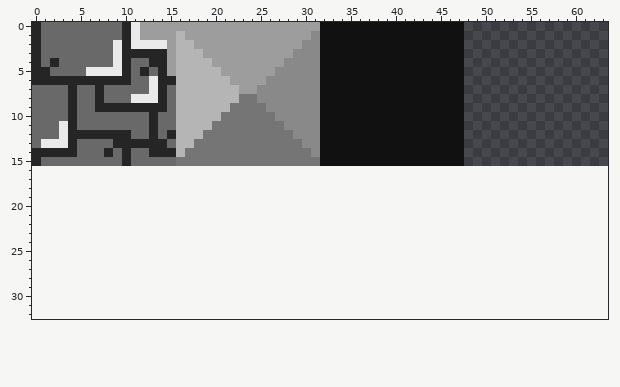
One commit to this pixel-art sprite: Assets/Sprites/Tilemaps/tilemap.png. Above: the version before the commit.
The file is 64x16 pixels. Shown: x 0..63, y 0..32. The old version is drawn lined up with the new one, on the new canvas.
And afterwards:
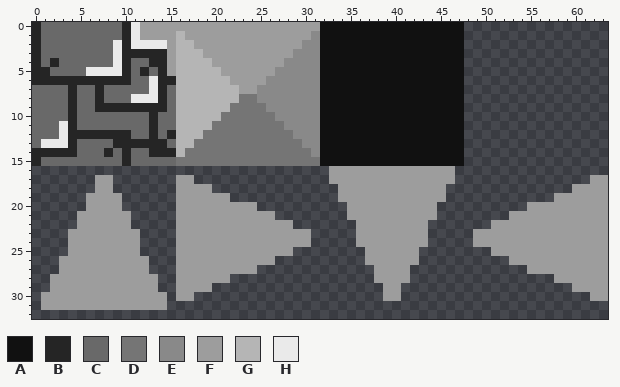
Palette (. is transparent): A #111111  B #252525  C #696969  D #757575  E #898989  F #9d9d9d  G #b5b5b5  H #eaeaea
Difference:
canvas 64x16 -> 64x64
y 16: x 33..46 .............. -> FFFFFFFFFFFFFF
y 17: x 7..8 .. -> FF; x 16..17 .. -> FF; x 33..46 .............. -> FFFFFFFFFFFFFF; x 62..63 .. -> FF
y 18: x 7..8 .. -> FF; x 16..19 .... -> FFFF; x 34..45 ............ -> FFFFFFFFFFFF; x 60..63 .... -> FFFF
y 19: x 6..9 .... -> FFFF; x 16..21 ...... -> FFFFFF; x 34..45 ............ -> FFFFFFFFFFFF; x 58..63 ...... -> FFFFFF
y 20: x 6..9 .... -> FFFF; x 16..24 ......... -> FFFFFFFFF; x 35..44 .......... -> FFFFFFFFFF; x 55..63 ......... -> FFFFFFFFF
y 21: x 5..10 ...... -> FFFFFF; x 16..26 ........... -> FFFFFFFFFFF; x 35..44 .......... -> FFFFFFFFFF; x 53..63 ........... -> FFFFFFFFFFF
y 22: x 5..10 ...... -> FFFFFF; x 16..28 ............. -> FFFFFFFFFFFFF; x 36..43 ........ -> FFFFFFFF; x 51..63 ............. -> FFFFFFFFFFFFF
y 23..24: x 4..11 ........ -> FFFFFFFF; x 16..30 ............... -> FFFFFFFFFFFFFFF; x 36..43 ........ -> FFFFFFFF; x 49..63 ............... -> FFFFFFFFFFFFFFF
y 25: x 4..11 ........ -> FFFFFFFF; x 16..28 ............. -> FFFFFFFFFFFFF; x 37..42 ...... -> FFFFFF; x 51..63 ............. -> FFFFFFFFFFFFF
y 26: x 3..12 .......... -> FFFFFFFFFF; x 16..26 ........... -> FFFFFFFFFFF; x 37..42 ...... -> FFFFFF; x 53..63 ........... -> FFFFFFFFFFF
y 27: x 3..12 .......... -> FFFFFFFFFF; x 16..24 ......... -> FFFFFFFFF; x 38..41 .... -> FFFF; x 55..63 ......... -> FFFFFFFFF
y 28: x 2..13 ............ -> FFFFFFFFFFFF; x 16..21 ...... -> FFFFFF; x 38..41 .... -> FFFF; x 58..63 ...... -> FFFFFF
y 29: x 2..13 ............ -> FFFFFFFFFFFF; x 16..19 .... -> FFFF; x 39..40 .. -> FF; x 60..63 .... -> FFFF
y 30: x 1..14 .............. -> FFFFFFFFFFFFFF; x 16..17 .. -> FF; x 39..40 .. -> FF; x 62..63 .. -> FF
y 31: x 1..14 .............. -> FFFFFFFFFFFFFF
